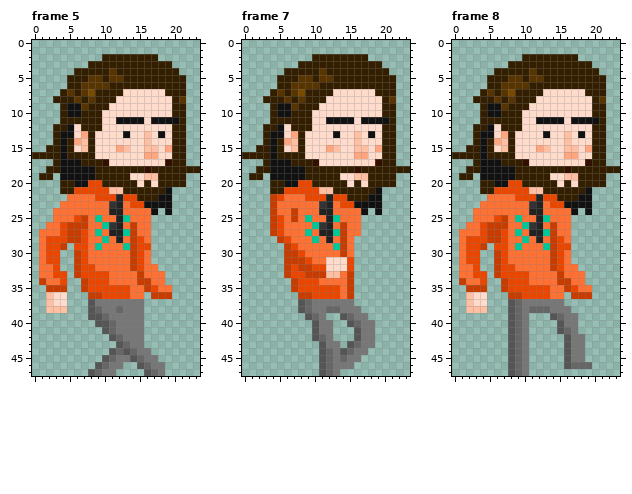
Pixel-art file -- animacije/level_2/character-2-walk.aseprite. That is the earlier state.
24x48 pixels, 8 frames. Shown: frame 5, frame 7, frame 8. The commit also changed other frames, which this record leaves out.
The same view after the edit:
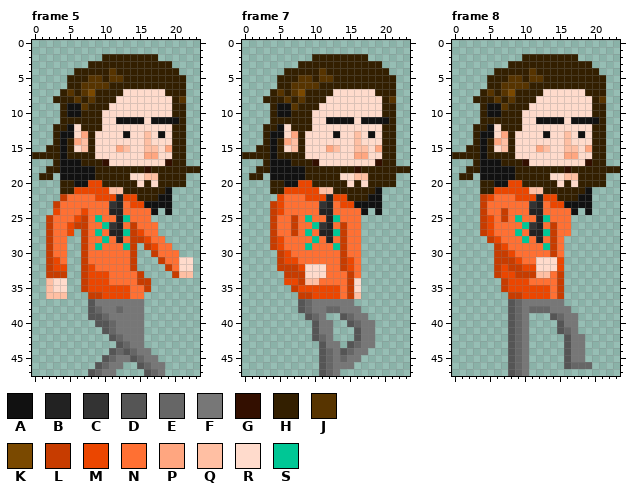
Palette (. is transparent): A #111111  B #222222  C #333333  D #555555  E #666666  F #777777  G #330f00  H #331f00  J #573400  K #7a4900  L #c73c00  M #eb4600  N #ff7033  P #ffa680  Q #ffbfa3  R #ffdbcc  S #00c795
Difference:
--- frame 5
@@ x 0..23 @@
 21 ....HHMMMMMQQHHHHHHA....
-22 .....NNNNMMMBMMHHHAA....
-23 ....NNNNNNNCBNMMAAAA....
-24 ...NNNNNNNNBBNNNNA.A....
-25 ...NNNMLNSNNBSNNN.......
-26 ..NNMLLLNNSCBNLNN.......
-27 .NNNMLLMNSNBBSLNN.......
-28 .NMMMLLMNNSNBNLMN.......
-29 .NMML.MMNSNNNSLMM.......
-30 .NMM..LMNNNNNNLMN.......
-31 .NMM..LMNNNNNNLMN.......
-32 .NNM..LMMNNNNNLMNN......
-33 .NNMM.LMMMMNNNNLNNN.....
-34 .LNNM..LMMMNNNNLLNN.....
-35 ..LLL..LMMMMMMNNLMNN....
-36 ..QRR...LLMMMMNN.LLL....
-37 ..QRR...DFFFFFFF........
-38 ..QQQ...DEFFEFFF........
+22 ....LNNNNMMMBMMHHHAA....
+23 ...LNNNNNNNCBNMMAAAA....
+24 ...MNNNMNNNBBNNNNA.A....
+25 ..LNNNMLNSNNBSNNN.......
+26 ..LNNMLLNNSCBNLNNN......
+27 ..LNNM.LNSNBBSLMNN......
+28 ..LNN..LNNSNBNLLMNN.....
+29 ..LNN..LNSNNNSL.LMNN....
+30 ..LNN..LNNNNNNL..LNNN...
+31 ..LMN..LNNNNNNL...LNNRR.
+32 ..LMM..LMNNNNNL....LNRR.
+33 ..LLL..LMMMNNNNL....LQQ.
+34 ..QRR..LMMMNNNNLL.......
+35 ..QRR..LMMMMMMNNL.......
+36 ..QQQ...LLMMMMNN........
+37 ........DFFFFFFF........
+38 ........DEFFEFFF........
 39 ........DDEFFFFF........
--- frame 7
@@ x 0..23 @@
 21 ....HHMMMMMQQHHHHHHA....
-22 ....LMNNNMMMBMMHHHAA....
-23 ....LNNNNNNCBNMMAAAA....
-24 ....LNNLNNNBBNNNNA.A....
-25 ....LMNLNSNNBSNNN.......
-26 ....LMNNNNSCBNLNN.......
-27 ....LMNNNSNBBSLNN.......
-28 .....LMNNNSNBNLN........
-29 ......LMNNNNNSLN........
-30 ......LLMNNNNNLN........
-31 ......LLLMNNRRRM........
-32 ......LMLLMMRRRM........
-33 ......LMMLLLQQNL........
-34 .......LMMMNNNNL........
-35 .......LMMMMMMNL........
-36 ........LLMMMMNL........
+22 .....MNNNMMMBMMHHHAA....
+23 ....LMNNNNNCBNMMAAAA....
+24 ....LMNNNNNBBNNNNA.A....
+25 ....LNNLNSNNBSNNN.......
+26 ....LNNLNNSCBNLNN.......
+27 ....LNNLNSNBBSLNN.......
+28 ....LMNNNNSNBNLNN.......
+29 ....LMNNNSNNNSLNN.......
+30 .....LMNNNNNNNLNN.......
+31 .....LMMNNNNNNLMN.......
+32 .....LLLMRRRNNLMN.......
+33 ......LLLRRRNNNLN.......
+34 ......MMLQQNNNNLR.......
+35 .......LMMMMMMNLR.......
+36 ........LLMMMMNLQ.......
 37 ........DEFFFFFF........
--- frame 8
@@ x 0..23 @@
 21 ....HHMMMMMQQHHHHHHA....
-22 .....NNNNMMMBMMHHHAA....
-23 ....NNNNNNNCBNMMAAAA....
-24 ...NNNNNNNNBBNNNNA.A....
-25 ...NNNMLNSNNBSNNN.......
-26 ..NNMLLLNNSCBNLNN.......
-27 .NNNMLLMNSNBBSLNN.......
-28 .NMMMLLMNNSNBNLMN.......
-29 .NMML.MMNSNNNSLMM.......
-30 .NMM..LMNNNNNNLMN.......
-31 .NMM..LMNNNNNNLMN.......
-32 .NNM..LMMNNNNNLMNN......
-33 .NNMM.LMMMMNNNNLNNN.....
-34 .LNNM..LMMMNNNNLLNN.....
-35 ..LLL..LMMMMMMNNLMNN....
-36 ..QRR...LLMMMMNN.LLL....
-37 ..QRR...DEFFFFFF........
-38 ..QQQ...DEFEEEFFF.......
+22 ....LMNNNMMMBMMHHHAA....
+23 ....LNNNNNNCBNMMAAAA....
+24 ....LNNLNNNBBNNNNA.A....
+25 ....LMNLNSNNBSNNN.......
+26 ....LMNNNNSCBNLNN.......
+27 ....LMNNNSNBBSLNN.......
+28 .....LMNNNSNBNLN........
+29 ......LMNNNNNSLN........
+30 ......LLMNNNNNLN........
+31 ......LLLMNNRRRM........
+32 ......LMLLMMRRRM........
+33 ......LMMLLLQQNL........
+34 .......LMMMNNNNL........
+35 .......LMMMMMMNL........
+36 ........LLMMMMNL........
+37 ........DEFFFFFF........
+38 ........DEFEEEFFF.......
 39 ........DEF...DEFF......
Where, in picture pixels (left, top, right, bottom), the same in both pictures:
changed: (39, 194, 88, 313)
changed: (137, 222, 193, 299)
changed: (270, 194, 361, 299)
changed: (459, 194, 592, 313)
